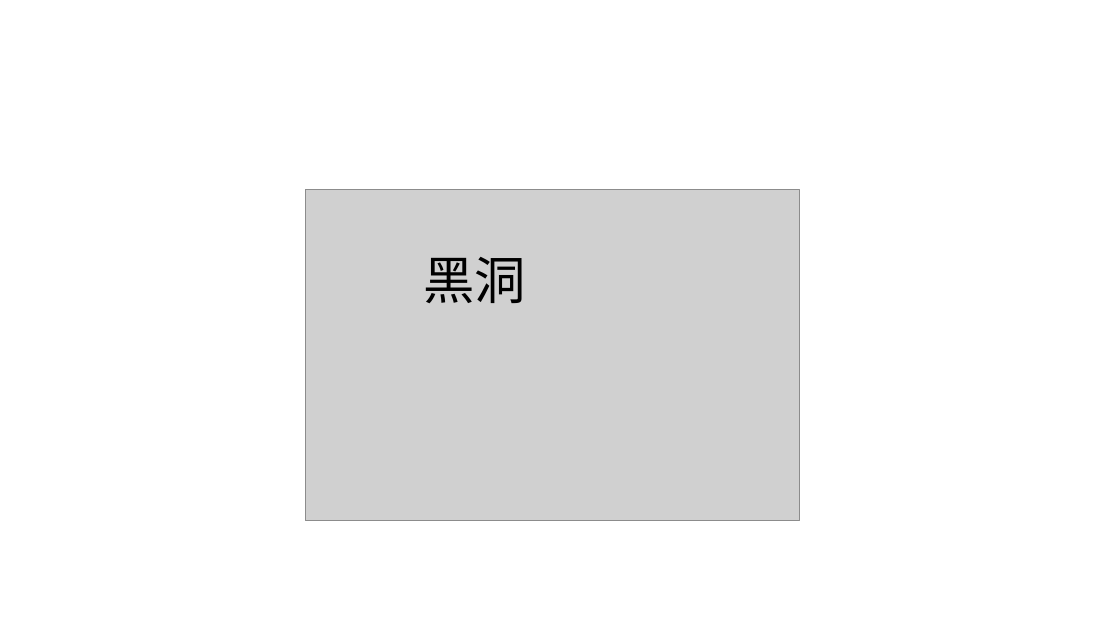
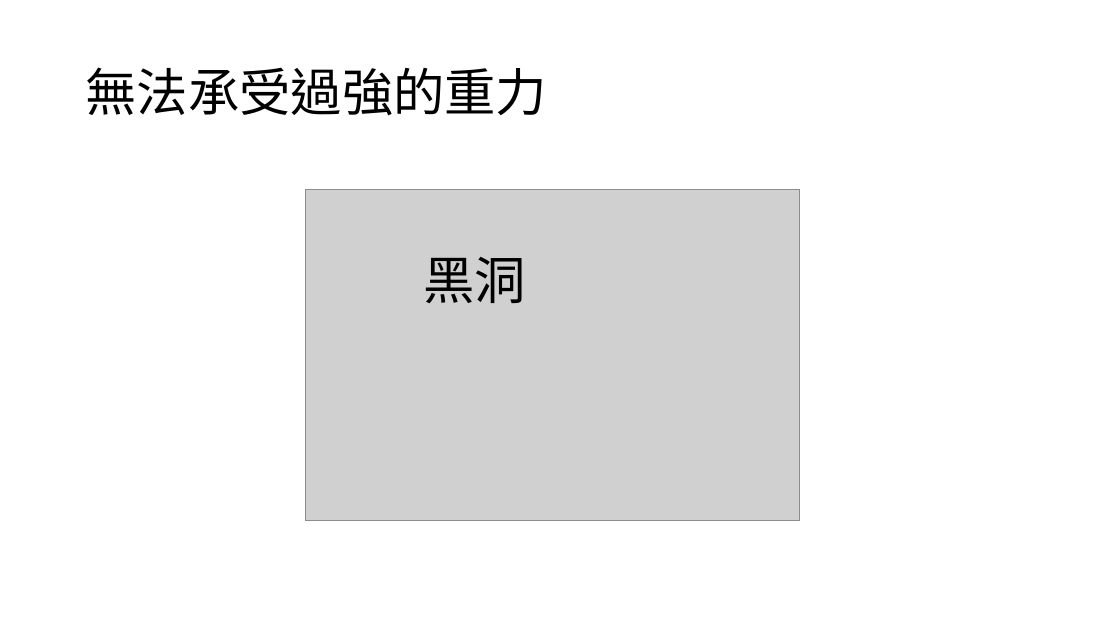
Before and after one commit to TaiChunYen/git, a slide deck: slide 23 of W044週報_戴君諺.pptx. Drawn at 1120x630 pixels with LibreOffice and Linux fonts; fonts in the diff are those of the drawing; grey boxes stand for pictures. Boxes give left, top, right and bottom in pixels: in the first picture for what was removed or moved away, otherwise in the second. Text is boxed around its words. In the diff, an @@ line names an element or a change of style, - is before the commit and + after.

```diff
--- a/W044週報_戴君諺.pptx
+++ b/W044週報_戴君諺.pptx
@@ title added at [85,67,547,116], 44 pt, text #000000 @@
+無法承受過強的重力
```
Also in this commit, not shown: 11 other slides changed.
